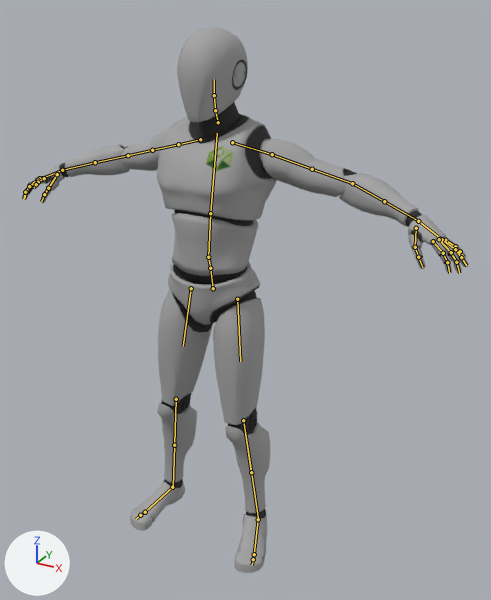
What one commit did to the FBX model Files/ActorCore_APose_Character.fbx.
Rendered twice from a 50 mm lens placed at (1.133, -1.833, 1.9), pointed at (0.098, 0.05, 0.958). Arrows for +X, +Y and +Z are at lower left; the lights stay in place. Both versions are drawn at the pose saved in each file; the numbers are the values there. The bones that bend it are drawn over the model as lines.

Names of what the first picture shows: 'Motion_Dummy_Male'.
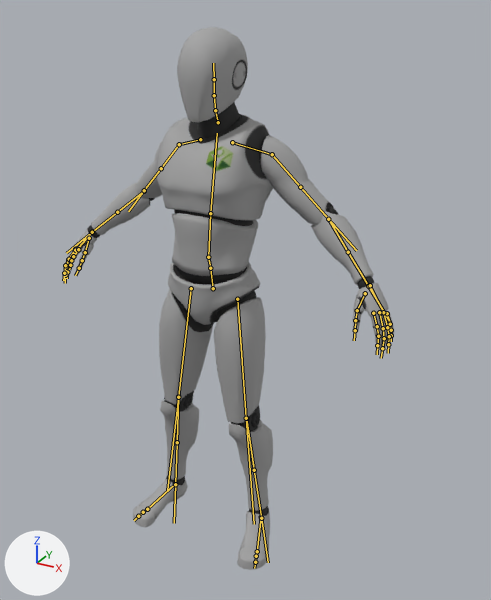
Pixel boxes (x1, y1, x2, y2) of what changed, in the pictures (491 x 600 px):
'Motion_Dummy_Male', posed (26% narrower): before (23, 27, 469, 573); after (64, 27, 394, 570)
bone 'L_Thigh', root to tip: before (237, 299) to (240, 361); after (237, 299) to (242, 360)
bone 'L_Calf', root to tip: before (243, 420) to (251, 471); after (246, 418) to (254, 469)
bone 'R_Thigh', root to tip: before (191, 288) to (183, 346); after (191, 288) to (184, 345)
bone 'R_Calf', root to tip: before (176, 399) to (174, 444); after (178, 396) to (177, 442)
bone 'L_Upperarm', root to tip: before (272, 154) to (312, 169); after (272, 154) to (300, 187)
bone 'L_Hand', root to tip: before (418, 221) to (439, 237); after (370, 285) to (382, 309)
bone 'L_Pinky1', root to tip: before (445, 240) to (455, 246); after (387, 313) to (390, 324)
bone 'L_Ring1', root to tip: before (442, 239) to (455, 249); after (383, 312) to (387, 327)
bone 'L_Mid1', root to tip: before (439, 239) to (451, 252); after (379, 312) to (383, 328)
bone 'L_Mid2', root to tip: before (451, 252) to (456, 262); after (383, 328) to (384, 338)
bone 'L_Index1', root to tip: before (433, 241) to (443, 253); after (373, 313) to (377, 326)
bone 'L_Index2', root to tip: before (443, 253) to (447, 262); after (377, 326) to (378, 336)
bone 'L_Thumb1', root to tip: before (416, 228) to (415, 247); after (365, 293) to (357, 310)
bone 'L_Thumb3', root to tip: before (418, 257) to (422, 267); after (355, 320) to (355, 330)
bone 'R_Upperarm', root to tip: before (178, 144) to (152, 150); after (179, 144) to (161, 168)
bone 'R_Hand', root to tip: before (62, 170) to (44, 177); after (92, 232) to (79, 247)
bone 'R_Ring1', root to tip: before (42, 178) to (33, 183); after (77, 249) to (70, 258)
bone 'R_Mid1', root to tip: before (39, 178) to (30, 185); after (75, 249) to (68, 259)
bone 'R_Mid2', root to tip: before (30, 185) to (26, 191); after (68, 259) to (66, 267)
bone 'R_Thumb1', root to tip: before (57, 174) to (48, 188); after (89, 238) to (85, 252)
bone 'R_Thumb3', root to tip: before (44, 194) to (41, 201); after (82, 260) to (79, 268)
bone 'R_Index1', root to tip: before (38, 180) to (29, 186); after (75, 250) to (69, 259)
bone 'R_Index2', root to tip: before (29, 186) to (25, 192); after (69, 259) to (65, 265)
bone 'R_Pinky1', root to tip: before (44, 178) to (38, 182); after (78, 249) to (73, 256)

What the commit changed:
Bone 'L_Thigh' (bone_l_thigh) turns from (2, 0, 0) to (0, 0, 0) degrees about its own x, y and z.
Bone 'L_Calf' (bone_l_calf) turns from (-2, 0, 0) to (0, 0, 0) degrees about its own x, y and z.
Bone 'R_Thigh' (bone_r_thigh) turns from (2, 0, 0) to (0, 0, 0) degrees about its own x, y and z.
Bone 'R_Calf' (bone_r_calf) turns from (-2, 0, 0) to (0, 0, 0) degrees about its own x, y and z.
Bone 'L_Upperarm' (bone_l_upperarm) turns from (-1, 0, 30) to (0, 0, 0) degrees about its own x, y and z.
Bone 'L_Hand' (bone_l_hand) moves from (0.0, 0.0, 0.0) to (-0.2, 0.0, -0.6).
Bone 'L_Hand' (bone_l_hand) turns from (5, 0, -1) to (0, 16, 0) degrees about its own x, y and z.
Bone 'L_Pinky1' (bone_l_pinky1) moves from (0.0, 0.0, 0.0) to (-0.1, 0.5, 0.2).
Bone 'L_Pinky1' (bone_l_pinky1) turns from (-5, 0, 0) to (22, 0, 4) degrees about its own x, y and z.
Bone 'L_Ring1' (bone_l_ring1) moves from (0.0, 0.0, 0.0) to (0.0, 0.2, 0.0).
Bone 'L_Ring1' (bone_l_ring1) turns from (-5, 0, 1) to (16, 1, 1) degrees about its own x, y and z.
Bone 'L_Mid1' (bone_l_mid1) moves from (0.0, 0.0, 0.0) to (0.0, -0.2, 0.0).
Bone 'L_Mid1' (bone_l_mid1) turns from (-5, 0, 1) to (11, 0, 4) degrees about its own x, y and z.
Bone 'L_Mid2' (bone_l_mid2) turns from (0, 0, 0) to (0, 0, 7) degrees about its own x, y and z.
Bone 'L_Index1' (bone_l_index1) moves from (0.0, 0.0, 0.0) to (0.1, -0.6, 0.0).
Bone 'L_Index1' (bone_l_index1) turns from (-5, 0, 1) to (5, 1, 8) degrees about its own x, y and z.
Bone 'L_Index2' (bone_l_index2) turns from (0, 0, 0) to (0, 0, 7) degrees about its own x, y and z.
Bone 'L_Thumb1' (bone_l_thumb1) turns from (-5, 2, 0) to (4, 25, 5) degrees about its own x, y and z.
Bone 'L_Thumb3' (bone_l_thumb3) turns from (1, 0, -2) to (8, 0, 0) degrees about its own x, y and z.
Bone 'R_Upperarm' (bone_r_upperarm) turns from (-1, 0, -30) to (0, 0, 0) degrees about its own x, y and z.
Bone 'R_Hand' (bone_r_hand) moves from (0.0, 0.0, 0.0) to (0.2, 0.0, -0.6).
Bone 'R_Hand' (bone_r_hand) turns from (5, 0, 1) to (0, -16, 0) degrees about its own x, y and z.
Bone 'R_Ring1' (bone_r_ring1) moves from (0.0, 0.0, 0.0) to (0.0, 0.2, 0.0).
Bone 'R_Ring1' (bone_r_ring1) turns from (-5, 0, -1) to (16, -1, -1) degrees about its own x, y and z.
Bone 'R_Mid1' (bone_r_mid1) moves from (0.0, 0.0, 0.0) to (0.0, -0.2, 0.0).
Bone 'R_Mid1' (bone_r_mid1) turns from (-5, 0, -1) to (11, 0, -4) degrees about its own x, y and z.
Bone 'R_Mid2' (bone_r_mid2) turns from (0, 0, 0) to (0, 0, -7) degrees about its own x, y and z.
Bone 'R_Thumb1' (bone_r_thumb1) turns from (-5, -2, 0) to (4, -25, -5) degrees about its own x, y and z.
Bone 'R_Thumb3' (bone_r_thumb3) turns from (1, 0, 2) to (8, 0, 0) degrees about its own x, y and z.
Bone 'R_Index1' (bone_r_index1) moves from (0.0, 0.0, 0.0) to (-0.1, -0.6, 0.0).
Bone 'R_Index1' (bone_r_index1) turns from (-5, 0, -1) to (5, -1, -8) degrees about its own x, y and z.
Bone 'R_Index2' (bone_r_index2) turns from (0, 0, 0) to (0, 0, -7) degrees about its own x, y and z.
Bone 'R_Pinky1' (bone_r_pinky1) moves from (0.0, 0.0, 0.0) to (0.1, 0.5, 0.2).
Bone 'R_Pinky1' (bone_r_pinky1) turns from (-5, 0, 0) to (22, 0, -4) degrees about its own x, y and z.
